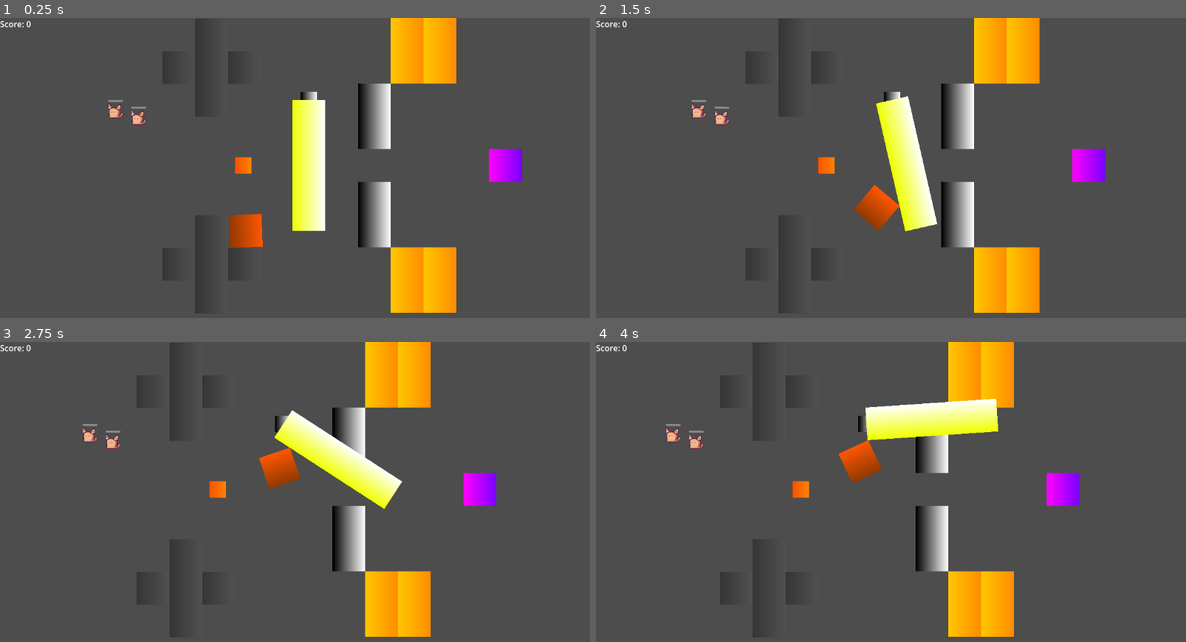
Above: before the commit, frames 1-4 (two rows, left to right).
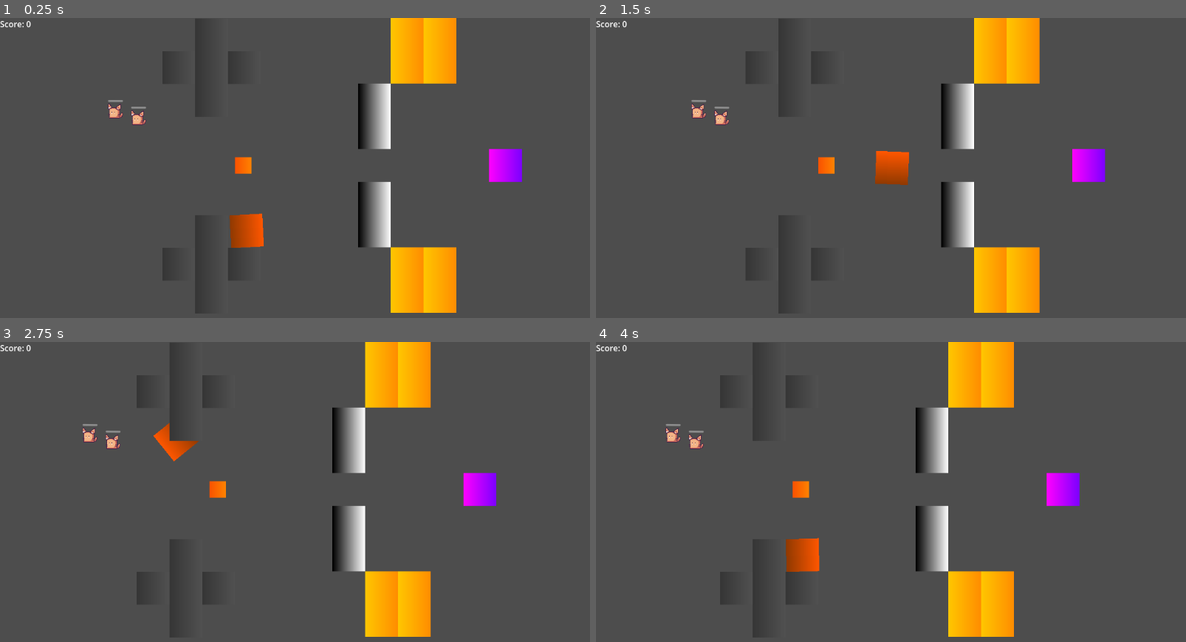
Above: after the commit, the same moments.

Repository: OgGhostJelly/TMC2
Game: Godot game, scene res://objects/game/game.tscn
The game is run twice, just before and just after one commit, with the same random seed, the same clock (stepped at 60 frames per second) and the same inputs.
Inputs (mouse positions are in pixels of both pictures, inside the frame that each line leads up to):
- Up to frame 1 (0.25 s): no input
- Up to frame 2 (1.5 s): move the mouse to (1020, 168) at 0.52 s; click (1020, 168) at 0.6 s; move the mouse to (773, 201) at 1.27 s; click (773, 201) at 1.35 s
- Up to frame 3 (2.75 s): move the mouse to (354, 435) at 2.02 s; click (354, 435) at 2.1 s
- Up to frame 4 (4 s): move the mouse to (861, 573) at 2.77 s; click (861, 573) at 2.85 s; move the mouse to (1068, 558) at 3.52 s; click (1068, 558) at 3.6 s

The runs differ from the first frame. In frame 1, 2.6% of the frame differs, in the area x 38-56%, y 24-77%; in frame 2, 3.4%; in frame 3, 3.5%; in frame 4, 3.8%, in the area x 32-69%, y 18-77%.

Commit message:
edited hammer and todo list and collision visibility

Diff:
--- a/objects/game/game.tscn
+++ b/objects/game/game.tscn
@@ -49,7 +49,7 @@
 [node name="TileMap" type="TileMap" parent="."]
 tile_set = SubResource("TileSet_ob7o0")
 format = 2
-layer_0/tile_data = PackedInt32Array(262151, 0, 131072, 3932 …(371 unchanged characters)… 1083, 0, 262144, 262159, 0, 393216, 131081, 0, 458752)
+layer_0/tile_data = PackedInt32Array(262151, 0, 131072, 3932 …(371 unchanged characters)… 1083, 0, 262144, 262159, 0, 393216, 131093, 0, 458752, 458773, 0, 196608, 524309, 0, 196608, 65557, 0, 196608, 21, 0, 196608)
 
 [node name="Cat" parent="." instance=ExtResource("1_d6la8")]
 position = Vector2(274, 200)
@@ -58,7 +58,7 @@
 position = Vector2(229, 187)
 
 [connection signal="body_entered" from="TileMap/TreadmillUp" to="TileMap/TreadmillUp" method="_on_body_entered" flags=18]
-[connection signal="body_entered" from="TileMap/@TreadmillUp@123067" to="TileMap/@TreadmillUp@123067" method="_on_body_entered" flags=18]
+[connection signal="body_entered" from="TileMap/@TreadmillUp@146404" to="TileMap/@TreadmillUp@146404" method="_on_body_entered" flags=18]
 [connection signal="body_entered" from="TileMap/TreadmillDown" to="TileMap/TreadmillDown" method="_on_body_entered" flags=18]
-[connection signal="body_entered" from="TileMap/@TreadmillDown@123068" to="TileMap/@TreadmillDown@123068" method="_on_body_entered" flags=18]
+[connection signal="body_entered" from="TileMap/@TreadmillDown@146405" to="TileMap/@TreadmillDown@146405" method="_on_body_entered" flags=18]
 [connection signal="body_entered" from="TileMap/Makecatinator6900" to="TileMap/Makecatinator6900" method="_on_body_entered" flags=18]
--- a/objects/makecatinator/makecatinator.tscn
+++ b/objects/makecatinator/makecatinator.tscn
@@ -1,9 +1,6 @@
 [gd_scene load_steps=5 format=3 uid="uid://r81o4dd6q7kk"]
 
 [ext_resource type="Script" path="res://objects/makecatinator/makecatinator.gd" id="1_es2pm"]
-
-[sub_resource type="RectangleShape2D" id="RectangleShape2D_vll07"]
-size = Vector2(64, 64)
 
 [sub_resource type="Gradient" id="Gradient_0uw7u"]
 colors = PackedColorArray(1, 0, 1, 1, 0.490196, 0, 1, 1)
@@ -11,15 +8,18 @@
 [sub_resource type="GradientTexture2D" id="GradientTexture2D_iug6v"]
 gradient = SubResource("Gradient_0uw7u")
 
+[sub_resource type="RectangleShape2D" id="RectangleShape2D_vll07"]
+size = Vector2(64, 64)
+
 [node name="Makecatinator6900" type="Area2D"]
 collision_layer = 0
 monitorable = false
 script = ExtResource("1_es2pm")
 
+[node name="Sprite2D" type="Sprite2D" parent="."]
+texture = SubResource("GradientTexture2D_iug6v")
+
 [node name="CollisionShape2D" type="CollisionShape2D" parent="."]
 shape = SubResource("RectangleShape2D_vll07")
 
-[node name="Sprite2D" type="Sprite2D" parent="."]
-texture = SubResource("GradientTexture2D_iug6v")
-
 [connection signal="body_entered" from="." to="." method="_on_body_entered"]
--- a/objects/obstacles/fire/fire.tscn
+++ b/objects/obstacles/fire/fire.tscn
@@ -1,9 +1,6 @@
 [gd_scene load_steps=5 format=3 uid="uid://c3bqc4t18b1i5"]
 
 [ext_resource type="Script" path="res://objects/obstacles/fire/fire.gd" id="1_61lja"]
-
-[sub_resource type="RectangleShape2D" id="RectangleShape2D_knk50"]
-size = Vector2(64, 64)
 
 [sub_resource type="Gradient" id="Gradient_d5ah3"]
 offsets = PackedFloat32Array(0, 0.993548)
@@ -12,13 +9,16 @@
 [sub_resource type="GradientTexture2D" id="GradientTexture2D_4iyl0"]
 gradient = SubResource("Gradient_d5ah3")
 
+[sub_resource type="RectangleShape2D" id="RectangleShape2D_knk50"]
+size = Vector2(64, 64)
+
 [node name="Fire" type="Area2D"]
 collision_layer = 0
 collision_mask = 2
 script = ExtResource("1_61lja")
 
+[node name="Sprite2D" type="Sprite2D" parent="."]
+texture = SubResource("GradientTexture2D_4iyl0")
+
 [node name="CollisionShape2D" type="CollisionShape2D" parent="."]
 shape = SubResource("RectangleShape2D_knk50")
-
-[node name="Sprite2D" type="Sprite2D" parent="."]
-texture = SubResource("GradientTexture2D_4iyl0")
--- a/objects/obstacles/gate/gate.tscn
+++ b/objects/obstacles/gate/gate.tscn
@@ -12,15 +12,16 @@
 width = 32
 height = 32
 
-[sub_resource type="RectangleShape2D" id="RectangleShape2D_ki4m3"]
-size = Vector2(64, 256)
-
 [sub_resource type="Gradient" id="Gradient_u4fss"]
 colors = PackedColorArray(0.941176, 1, 0, 1, 1, 1, 1, 1)
 
 [sub_resource type="GradientTexture2D" id="GradientTexture2D_jmpso"]
 gradient = SubResource("Gradient_u4fss")
-height = 256
+width = 32
+height = 320
+
+[sub_resource type="RectangleShape2D" id="RectangleShape2D_ki4m3"]
+size = Vector2(32, 320)
 
 [node name="Gate" type="Node2D"]
 
@@ -44,11 +45,11 @@
 collision_mask = 4
 gravity_scale = 0.0
 
+[node name="Sprite2D" type="Sprite2D" parent="Handle"]
+texture = SubResource("GradientTexture2D_jmpso")
+
 [node name="CollisionShape2D" type="CollisionShape2D" parent="Handle"]
 shape = SubResource("RectangleShape2D_ki4m3")
-
-[node name="Sprite2D" type="Sprite2D" parent="Handle"]
-texture = SubResource("GradientTexture2D_jmpso")
 
 [node name="DragPoint" type="Marker2D" parent="Handle" node_paths=PackedStringArray("handle") groups=["drag_items"]]
 position = Vector2(0, -96)
--- a/objects/obstacles/hammer/hammer.tscn
+++ b/objects/obstacles/hammer/hammer.tscn
@@ -1,9 +1,6 @@
-[gd_scene load_steps=8 format=3 uid="uid://dl3r44n5sqrh5"]
+[gd_scene load_steps=9 format=3 uid="uid://dl3r44n5sqrh5"]
 
 [ext_resource type="Script" path="res://objects/obstacles/hammer/puncher.gd" id="1_2oj22"]
-
-[sub_resource type="RectangleShape2D" id="RectangleShape2D_i6fx6"]
-size = Vector2(32, 32)
 
 [sub_resource type="Gradient" id="Gradient_7tof7"]
 colors = PackedColorArray(0.980392, 0.32549, 0, 1, 1, 0.513726, 0, 1)
@@ -13,8 +10,11 @@
 width = 32
 height = 32
 
-[sub_resource type="RectangleShape2D" id="RectangleShape2D_q58of"]
-size = Vector2(64, 64)
+[sub_resource type="RectangleShape2D" id="RectangleShape2D_i6fx6"]
+size = Vector2(32, 32)
+
+[sub_resource type="PhysicsMaterial" id="PhysicsMaterial_v2snq"]
+friction = 0.0
 
 [sub_resource type="Gradient" id="Gradient_bu5n1"]
 colors = PackedColorArray(0.571623, 0.226896, 0, 1, 1, 0.341176, 0, 1)
@@ -22,15 +22,20 @@
 [sub_resource type="GradientTexture2D" id="GradientTexture2D_guojc"]
 gradient = SubResource("Gradient_bu5n1")
 
+[sub_resource type="RectangleShape2D" id="RectangleShape2D_q58of"]
+size = Vector2(64, 64)
+
 [node name="Hammer" type="Node2D"]
 
 [node name="PivotPoint" type="StaticBody2D" parent="."]
+collision_layer = 4
+collision_mask = 0
+
+[node name="Sprite2D" type="Sprite2D" parent="PivotPoint"]
+texture = SubResource("GradientTexture2D_ojqxo")
 
 [node name="CollisionShape2D" type="CollisionShape2D" parent="PivotPoint"]
 shape = SubResource("RectangleShape2D_i6fx6")
-
-[node name="Sprite2D" type="Sprite2D" parent="PivotPoint"]
-texture = SubResource("GradientTexture2D_ojqxo")
 
 [node name="PinJoint2D" type="PinJoint2D" parent="PivotPoint"]
 node_a = NodePath("..")
@@ -40,11 +45,13 @@
 position = Vector2(0, 128)
 collision_layer = 4
 collision_mask = 4
+physics_material_override = SubResource("PhysicsMaterial_v2snq")
 gravity_scale = 0.0
+linear_damp = 1.0
 script = ExtResource("1_2oj22")
+
+[node name="Sprite2D" type="Sprite2D" parent="Puncher"]
+texture = SubResource("GradientTexture2D_guojc")
 
 [node name="CollisionShape2D" type="CollisionShape2D" parent="Puncher"]
 shape = SubResource("RectangleShape2D_q58of")
-
-[node name="Sprite2D" type="Sprite2D" parent="Puncher"]
-texture = SubResource("GradientTexture2D_guojc")
--- a/objects/obstacles/hammer/puncher.gd
+++ b/objects/obstacles/hammer/puncher.gd
@@ -1,7 +1,7 @@
 extends RigidBody2D
 
 
-@export var speed: float = 200.0
+@export var speed: float = 300.0
 
-func _physics_process(delta: float) -> void:
+func _physics_process(_delta: float) -> void:
 	constant_force = Vector2.from_angle(atan2(position.y, position.x) - PI/2) * speed
--- a/objects/obstacles/spike/spike.tscn
+++ b/objects/obstacles/spike/spike.tscn
@@ -19,8 +19,8 @@
 script = ExtResource("1_qhvy3")
 damage = 2.5
 
+[node name="Sprite2D" type="Sprite2D" parent="."]
+texture = SubResource("GradientTexture2D_jteet")
+
 [node name="CollisionShape2D" type="CollisionShape2D" parent="."]
 shape = SubResource("RectangleShape2D_bw0to")
-
-[node name="Sprite2D" type="Sprite2D" parent="."]
-texture = SubResource("GradientTexture2D_jteet")
Not shown: 1 places in objects/obstacles/spike/spike.tscn that only renumber resources
Not shown, added: todo.txt
